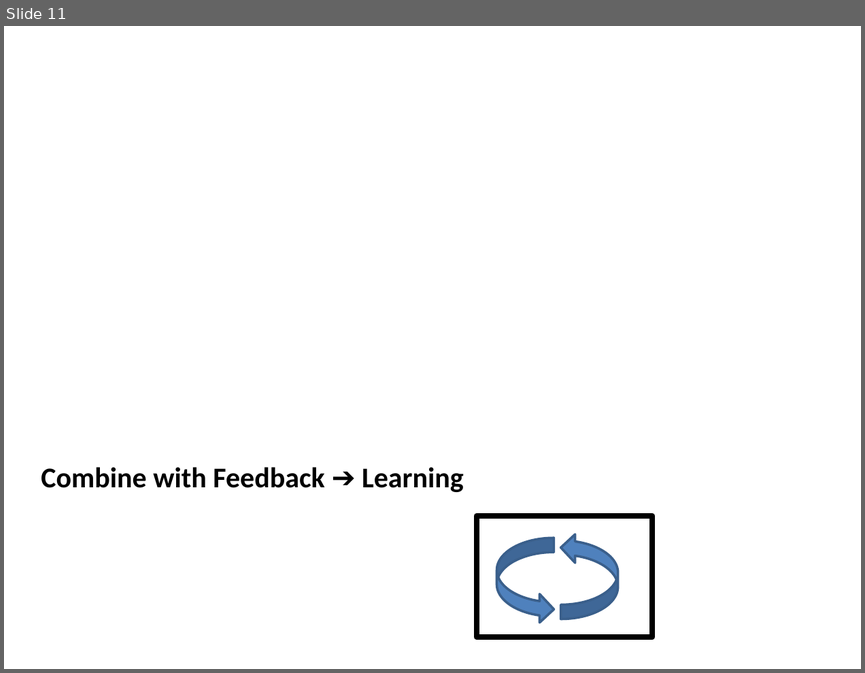
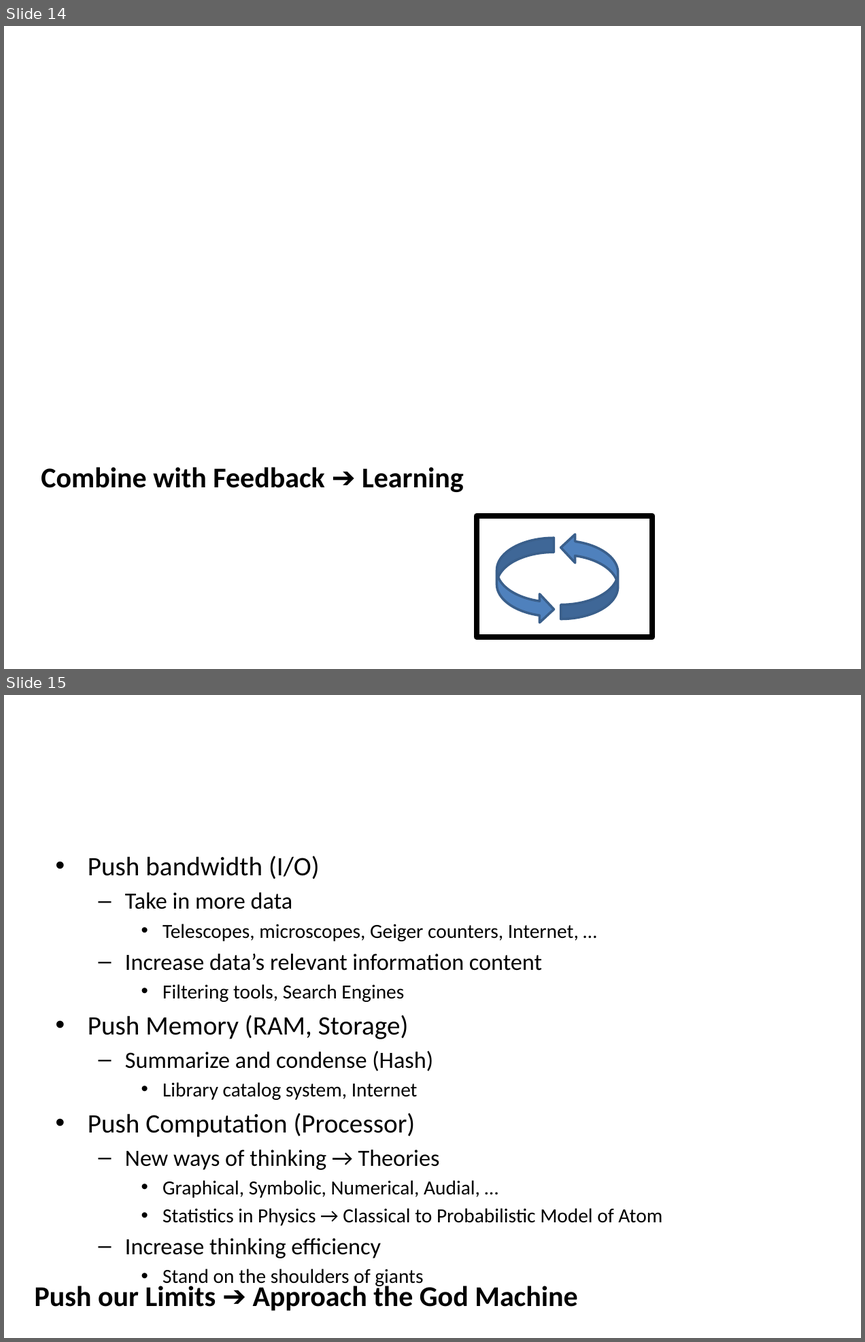
Before and after one commit to dhutchis/ModelTalk, a slide deck: ModelTalk.pptx. Shown one above the other, each under a label of ours: slide 11 before the commit, slides 14 and 15 after it. The pictures are 865x673 and 865x1342 pixels, drawn with LibreOffice and Linux fonts; fonts in the diff are those of the drawing; grey boxes stand for pictures. Boxes give left, top, right and bottom in pixels: in the first picture for what was removed or moved away, otherwise in the second. Text is boxed around its words. In the diff, an @@ line names an element or a change of style, - is before the commit and + after.

```diff
--- a/ModelTalk.pptx
+++ b/ModelTalk.pptx
@@ slide 15 added at <box>4,695,861,1338</box>, background #FFFFFF @@
@@ text added at <box>88,855,662,1258</box>, 16.8 pt, text #000000 @@
+• Push bandwidth (I/O)
+  – Take in more data
+    • Telescopes, microscopes, Geiger counters, Internet, …
+  – Increase data’s relevant information content
+    • Filtering tools, Search Engines
+• Push Memory (RAM, Storage)
+  – Summarize and condense (Hash)
+    • Library catalog system, Internet
+• Push Computation (Processor)
+  – New ways of thinking → Theories
+    • Graphical, Symbolic, Numerical, Audial, …
+    • Statistics in Physics → Classical to Probabilistic Model of Atom
+  – Increase thinking efficiency
+    • Stand on the shoulders of giants
@@ text added at <box>35,1283,577,1310</box>, 24 pt, text #000000, bold @@
+Push our Limits ➔ Approach the God Machine
@@ what was slide 11 is now slide 14 @@
```
Also in this commit, not shown: 5 slides changed, 3 other slides added, 1 other file.
